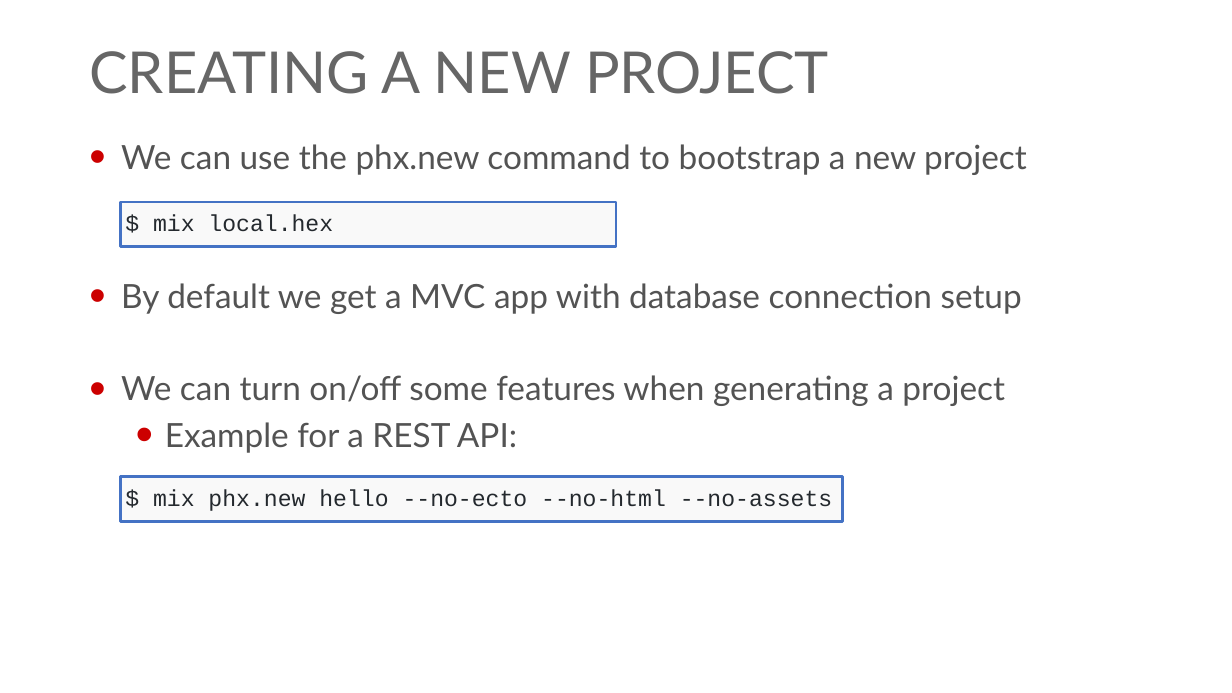
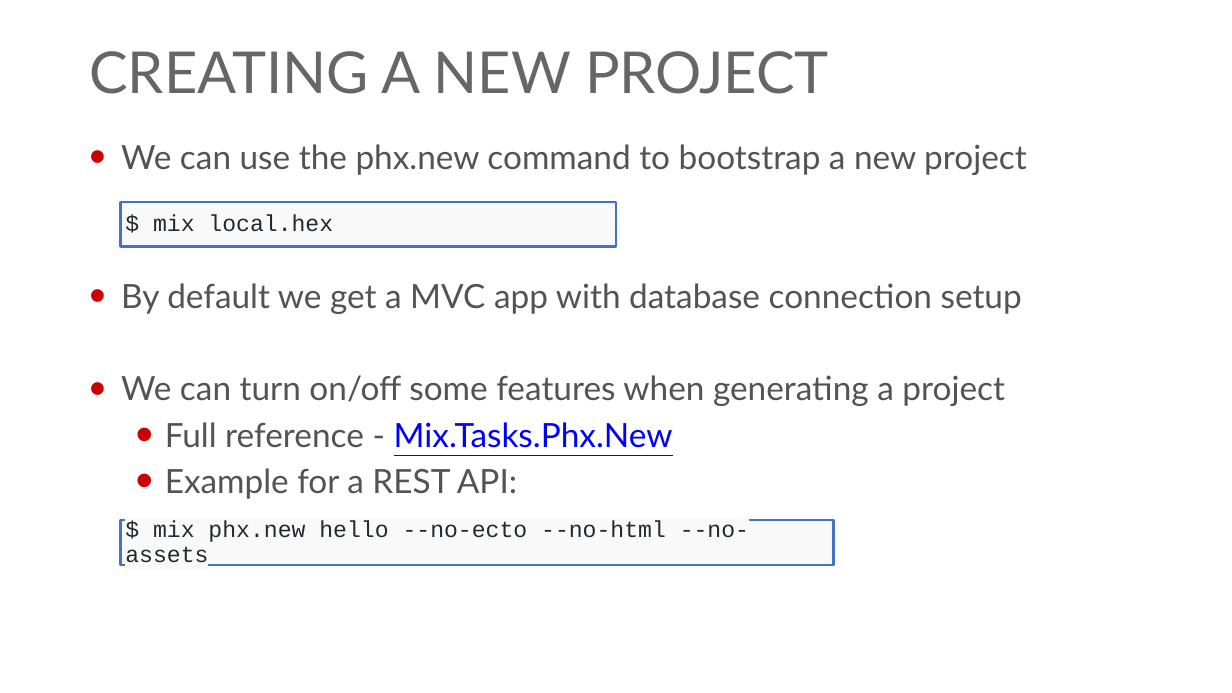
Before and after one commit to georgiyolovski/elixir-workshop, a slide deck: slide 4 of Elixir - Day 3.pptx. Drawn at 1232x693 pixels with LibreOffice and Linux fonts; fonts in the diff are those of the drawing; background and template pictures are left out. Boxes give left, top, right and bottom in pixels: in the first picture for what was removed or moved away, otherwise in the second. Text is boxed around its words. In the diff, an @@ line names an element or a change of style, - is before the commit and + after.

```diff
--- a/Elixir - Day 3.pptx
+++ b/Elixir - Day 3.pptx
@@ text at [165,422,673,448]: paragraph added @@
+  • Full reference - Mix.Tasks.Phx.New
@@ rectangle "$ mix phx.new hello --no-ecto ...": place and size @@
-rectangle "$ mix phx.new hello --no-ecto ..." at [121,477,843,522]
+rectangle "$ mix phx.new hello --no-ecto ..." at [121,520,834,566]
```
Also in this commit, not shown: 9 slides added.
